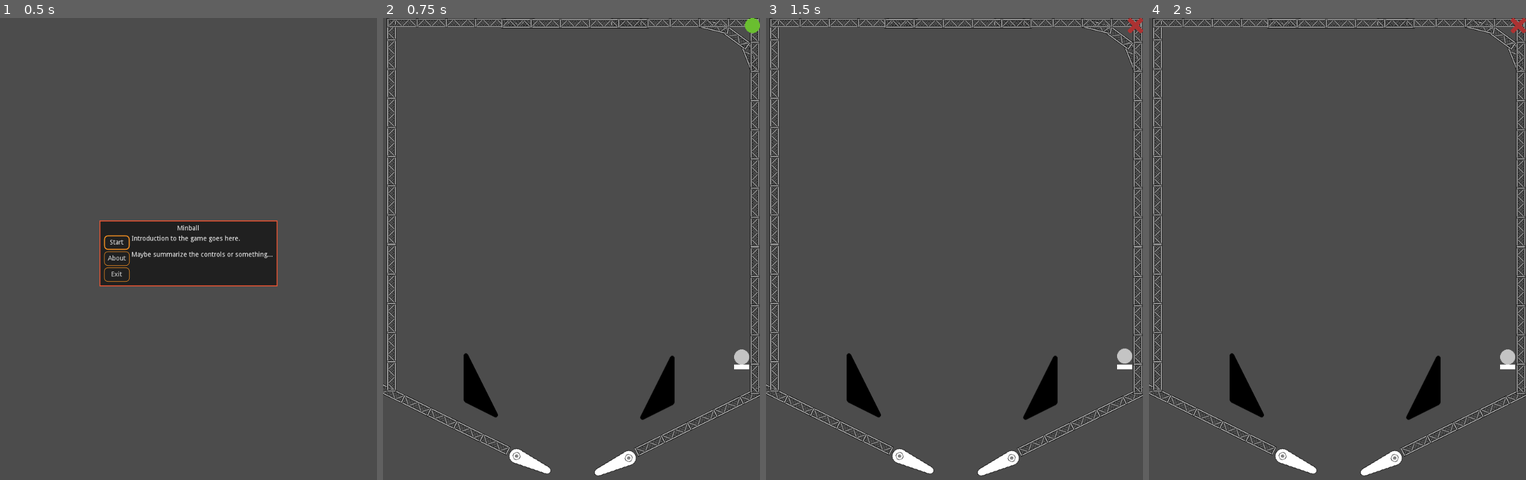
Above: before the commit, frames 1-4 (left to right).
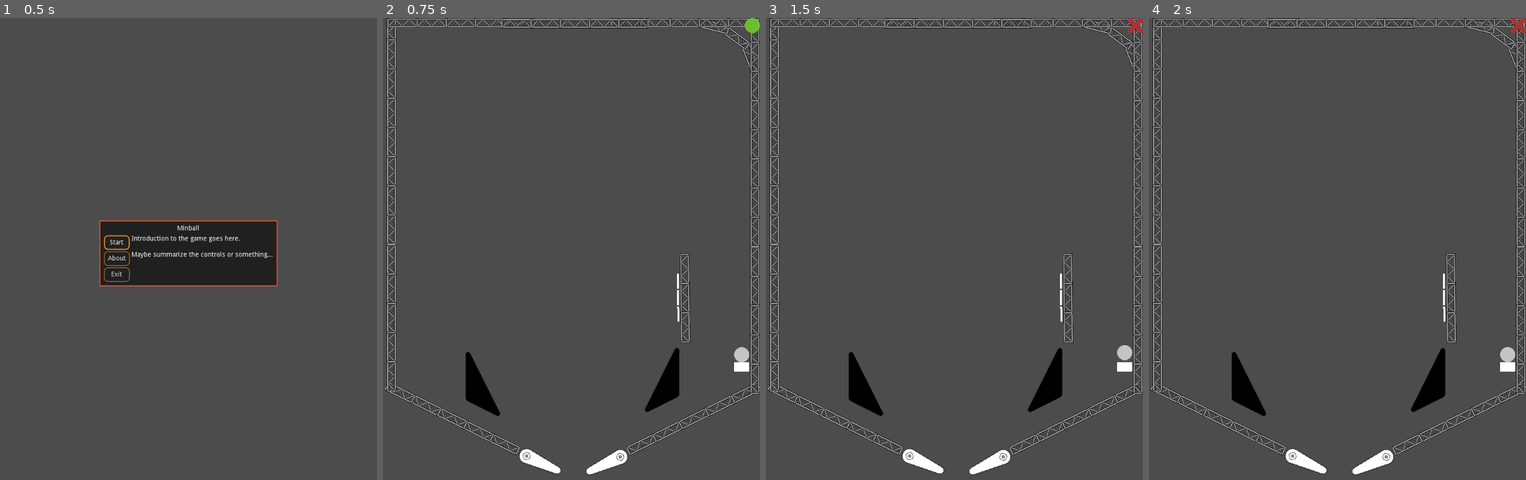
Above: after the commit, the same moments.

Repository: pizzasgood/Minball_LD48
Game: Godot game, scene res://TitleScreen.tscn
Same seed, same stepped clock (60 frames per second), same inputs: the game is played once before the commit and once after it.
Inputs (mouse positions are in pixels of both pictures, inside the frame that each line leads up to):
- Up to frame 1 (0.5 s): no input
- Up to frame 2 (0.75 s): click "Start" at 0.5 s
- Up to frame 3 (1.5 s): click (1135, 253) at 1.25 s
- Up to frame 4 (2 s): no input

Frame 1 is identical in both runs. In frame 2, 2.9% of the frame differs, in the area x 0-100%, y 50-100%; in frame 3, 2.9%; in frame 4, 2.9%.

Commit message:
Add drop targets

Diff:
--- a/Ball.tscn
+++ b/Ball.tscn
@@ -1,20 +1,25 @@
-[gd_scene load_steps=3 format=2]
+[gd_scene load_steps=4 format=2]
 
 [ext_resource path="res://ball.png" type="Texture" id=1]
 
-[sub_resource type="CircleShape2D" id=1]
+[sub_resource type="PhysicsMaterial" id=1]
+friction = 0.5
+bounce = 0.25
+
+[sub_resource type="CircleShape2D" id=2]
 radius = 16.0
 
 [node name="Ball" type="RigidBody2D" groups=[
 "balls",
 ]]
 collision_layer = 2
+physics_material_override = SubResource( 1 )
 contacts_reported = 4
 contact_monitor = true
 can_sleep = false
 
 [node name="CollisionShape2D" type="CollisionShape2D" parent="."]
-shape = SubResource( 1 )
+shape = SubResource( 2 )
 
 [node name="Sprite" type="Sprite" parent="."]
 texture = ExtResource( 1 )
--- /dev/null
+++ b/Levels/MineTop.gd
@@ -0,0 +1,5 @@
+extends Node2D
+
+func _on_DropTargets_targets_complete(targets: Node2D, _body: RigidBody2D) -> void:
+	print("COMPLETE")
+	targets.raise()
--- a/Levels/MineTop.tscn
+++ b/Levels/MineTop.tscn
@@ -9,23 +9,27 @@
 [ext_resource path="res://Mechanisms/Girder5x.tscn" type="PackedScene" id=7]
 [ext_resource path="res://Mechanisms/FlipperRight.tscn" type="PackedScene" id=8]
 [ext_resource path="res://SFX/mining.wav" type="AudioStream" id=9]
+[ext_resource path="res://Levels/MineTop.gd" type="Script" id=10]
+[ext_resource path="res://Mechanisms/DropTargets.tscn" type="PackedScene" id=11]
+[ext_resource path="res://Mechanisms/Girder3x.tscn" type="PackedScene" id=12]
 
 [sub_resource type="RectangleShape2D" id=1]
 extents = Vector2( 413.691, 45.6281 )
 
 [node name="MineTop" type="Node2D"]
+script = ExtResource( 10 )
 
 [node name="FlipperLeft" parent="." instance=ExtResource( 1 )]
-position = Vector2( 283.427, 930.421 )
+position = Vector2( 304.754, 930.421 )
 
 [node name="FlipperRight" parent="." instance=ExtResource( 8 )]
-position = Vector2( 521.425, 934.528 )
+position = Vector2( 503.466, 932.283 )
 
 [node name="Kicker" parent="." instance=ExtResource( 3 )]
-position = Vector2( 582.281, 785.42 )
+position = Vector2( 592.265, 768.862 )
 
 [node name="Kicker2" parent="." instance=ExtResource( 6 )]
-position = Vector2( 207.504, 780.226 )
+position = Vector2( 211.999, 777.229 )
 
 [node name="Plunger" parent="." instance=ExtResource( 4 )]
 position = Vector2( 761.217, 720.722 )
@@ -46,11 +50,11 @@
 scale = Vector2( 1, 1 )
 
 [node name="Girder5x" parent="Framework" instance=ExtResource( 7 )]
-position = Vector2( 677.617, 853.169 )
+position = Vector2( 659.658, 850.924 )
 rotation = -0.459415
 
 [node name="Girder5x2" parent="Framework" instance=ExtResource( 7 )]
-position = Vector2( 125.983, 850.499 )
+position = Vector2( 147.31, 850.499 )
 rotation = 0.4594
 
 [node name="Girder5x3" parent="Framework" instance=ExtResource( 7 )]
@@ -99,3 +103,12 @@
 [node name="SFX" type="AudioStreamPlayer2D" parent="Drain"]
 stream = ExtResource( 9 )
 bus = "SFX"
+
+[node name="DropTargets" parent="." instance=ExtResource( 11 )]
+position = Vector2( 626.251, 594.088 )
+rotation = 1.55968
+
+[node name="Girder" parent="DropTargets" instance=ExtResource( 12 )]
+position = Vector2( 1.12247, -14.6326 )
+
+[connection signal="targets_complete" from="DropTargets" to="." method="_on_DropTargets_targets_complete"]
--- /dev/null
+++ b/Mechanisms/DropTarget.gd
@@ -0,0 +1,32 @@
+extends Area2D
+
+signal target_hit(target, body)
+
+export var up := true
+
+onready var sfx : AudioStreamPlayer2D = find_node("SFX")
+
+func _ready() -> void:
+	if up:
+		raise()
+	else:
+		drop()
+
+func _on_DropTarget_body_entered(body: RigidBody2D) -> void:
+	if not up:
+		return
+	if not body is RigidBody2D:
+		return
+	if body.is_in_group("balls"):
+		sfx.play()
+		drop()
+		print("PING")
+		emit_signal("target_hit", self, body)
+
+func drop() -> void:
+	up = false
+	visible = false
+
+func raise() -> void:
+	up = true
+	visible = true
--- /dev/null
+++ b/Mechanisms/DropTarget.tscn
@@ -0,0 +1,22 @@
+[gd_scene load_steps=4 format=2]
+
+[ext_resource path="res://SFX/blip.wav" type="AudioStream" id=1]
+[ext_resource path="res://Mechanisms/DropTarget.gd" type="Script" id=2]
+
+[sub_resource type="RectangleShape2D" id=1]
+extents = Vector2( 16, 2 )
+
+[node name="DropTarget" type="Area2D"]
+script = ExtResource( 2 )
+
+[node name="Polygon2D" type="Polygon2D" parent="."]
+polygon = PoolVector2Array( -16, -2, 16, -2, 16, 2, -16, 2 )
+
+[node name="CollisionShape2D" type="CollisionShape2D" parent="."]
+shape = SubResource( 1 )
+
+[node name="SFX" type="AudioStreamPlayer2D" parent="."]
+stream = ExtResource( 1 )
+bus = "SFX"
+
+[connection signal="body_entered" from="." to="." method="_on_DropTarget_body_entered"]
--- /dev/null
+++ b/Mechanisms/DropTargets.gd
@@ -0,0 +1,37 @@
+extends Node2D
+
+signal targets_complete(targets, body)
+
+export var up := true
+
+onready var targets := [
+	get_node("DropTarget"),
+	get_node("DropTarget2"),
+	get_node("DropTarget3"),
+]
+
+func _ready() -> void:
+	for i in targets:
+		i.connect("target_hit", self, "_on_DropTargets_target_hit")
+	if up:
+		raise()
+	else:
+		drop()
+
+func _on_DropTargets_target_hit(_target: Area2D, body: RigidBody2D) -> void:
+	var num_up = 0
+	for i in targets:
+		if i.up:
+			num_up += 1
+	if num_up == 0:
+		emit_signal("targets_complete", self, body)
+
+func drop() -> void:
+	up = false
+	for i in targets:
+		i.drop()
+
+func raise() -> void:
+	up = true
+	for i in targets:
+		i.raise()
--- /dev/null
+++ b/Mechanisms/DropTargets.tscn
@@ -0,0 +1,15 @@
+[gd_scene load_steps=3 format=2]
+
+[ext_resource path="res://Mechanisms/DropTargets.gd" type="Script" id=1]
+[ext_resource path="res://Mechanisms/DropTarget.tscn" type="PackedScene" id=2]
+
+[node name="DropTargets" type="Node2D"]
+script = ExtResource( 1 )
+
+[node name="DropTarget" parent="." instance=ExtResource( 2 )]
+position = Vector2( -35, 0 )
+
+[node name="DropTarget2" parent="." instance=ExtResource( 2 )]
+
+[node name="DropTarget3" parent="." instance=ExtResource( 2 )]
+position = Vector2( 35, 0 )
--- a/Mechanisms/Plunger.tscn
+++ b/Mechanisms/Plunger.tscn
@@ -4,10 +4,10 @@
 [ext_resource path="res://SFX/bumper.wav" type="AudioStream" id=2]
 
 [sub_resource type="RectangleShape2D" id=1]
-extents = Vector2( 16, 5 )
+extents = Vector2( 16, 10 )
 
 [sub_resource type="RectangleShape2D" id=2]
-extents = Vector2( 16, 10 )
+extents = Vector2( 16, 20 )
 
 [node name="Plunger" type="Node2D"]
 script = ExtResource( 1 )
@@ -17,18 +17,16 @@
 collision_mask = 0
 
 [node name="Polygon2D" type="Polygon2D" parent="Surface"]
-position = Vector2( 0, -20 )
-polygon = PoolVector2Array( -16, 15, 16, 15, 16, 25, -16, 25 )
+polygon = PoolVector2Array( -16, -10, 16, -10, 16, 10, -16, 10 )
 
 [node name="CollisionShape2D" type="CollisionShape2D" parent="Surface"]
 shape = SubResource( 1 )
 
 [node name="DetectionZone" type="Area2D" parent="Surface"]
-position = Vector2( 0, -20 )
 collision_mask = 2
 
 [node name="CollisionShape2D" type="CollisionShape2D" parent="Surface/DetectionZone"]
-position = Vector2( 0, 10 )
+position = Vector2( 0, -10 )
 shape = SubResource( 2 )
 
 [node name="SFX" type="AudioStreamPlayer2D" parent="."]
Not shown: 1 places in Levels/MineTop.tscn that only renumber resources
